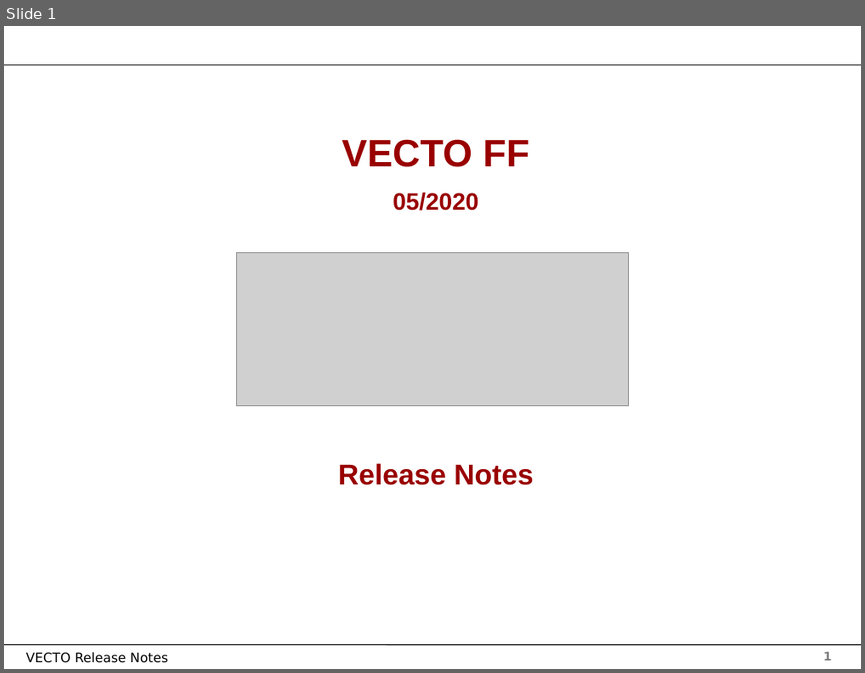
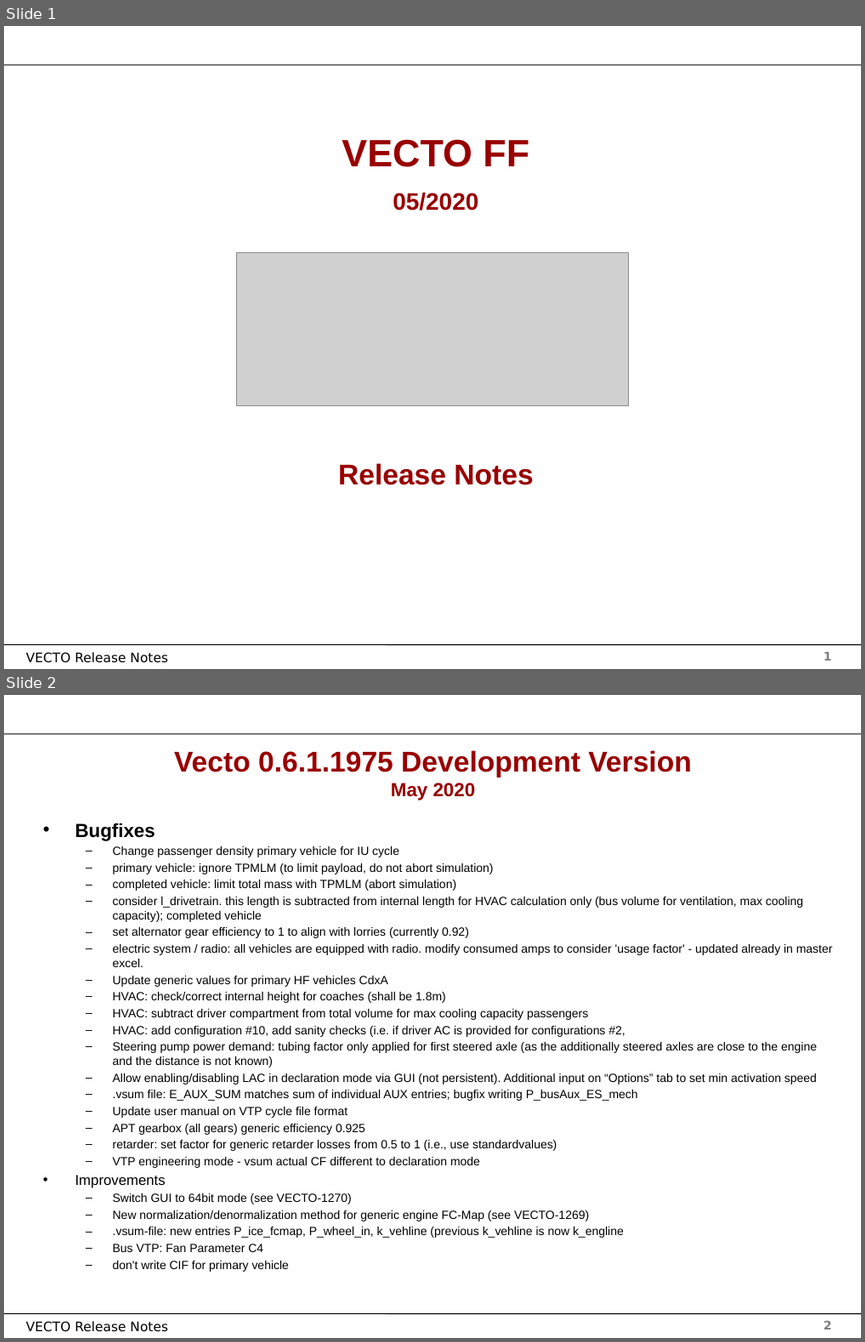
Before and after one commit to tanawadeatharva/BharatVECTO, a slide deck: Documentation/User Manual Source/Release Notes Vecto3.x.pptx. Shown one above the other, each under a label of ours: slide 1 before the commit, slides 1 and 2 after it. The pictures are 865x673 and 865x1342 pixels, drawn with LibreOffice and Linux fonts; fonts in the diff are those of the drawing; grey boxes stand for pictures; background and template pictures are left out. Boxes give left, top, right and bottom in pixels: in the first picture for what was removed or moved away, otherwise in the second. Text is boxed around its words. In the diff, an @@ line names an element or a change of style, - is before the commit and + after.

```diff
--- a/Documentation/User Manual Source/Release Notes Vecto3.x.pptx
+++ b/Documentation/User Manual Source/Release Notes Vecto3.x.pptx
@@ slide 2 added at bbox=[4, 695, 861, 1338], background #FFFFFF; not listed: 4 template elements that a slide beside it also shows @@
@@ title added at bbox=[174, 750, 691, 800], 24 pt, text #990000, bold @@
+Vecto 0.6.1.1975 Development Version
+May 2020
@@ text added at bbox=[75, 823, 833, 1271], 10 pt, text #000000 @@
+• Bugfixes
+  – Change passenger density primary vehicle for IU cycle
+  – primary vehicle: ignore TPMLM (to limit payload, do not abort simulation)
+  – completed vehicle: limit total mass with TPMLM (abort simulation)
+  – consider l_drivetrain. this length is subtracted from internal length for HVAC calculation only (bus volume for ventilation, max cooling capacity); completed vehicle
+  – set alternator gear efficiency to 1 to align with lorries (currently 0.92)
+  – electric system / radio: all vehicles are equipped with radio. modify consumed amps to consider 'usage factor' - updated already in master excel.
+  – Update generic values for primary HF vehicles CdxA
+  – HVAC: check/correct internal height for coaches (shall be 1.8m)
+  – HVAC: subtract driver compartment from total volume for max cooling capacity passengers
+  – HVAC: add configuration #10, add sanity checks (i.e. if driver AC is provided for configurations #2,
+  – Steering pump power demand: tubing factor only applied for first steered axle (as the additionally steered axles are close to the engine and the distance is not known)
+  – Allow enabling/disabling LAC in declaration mode via GUI (not persistent). Additional input on “Options” tab to set min activation speed
+  – .vsum file: E_AUX_SUM matches sum of individual AUX entries; bugfix writing P_busAux_ES_mech
+  – Update user manual on VTP cycle file format
+  – APT gearbox (all gears) generic efficiency 0.925
+  – retarder: set factor for generic retarder losses from 0.5 to 1 (i.e., use standardvalues)
+  – VTP engineering mode - vsum actual CF different to declaration mode
+• Improvements
+  – Switch GUI to 64bit mode (see VECTO-1270)
+  – New normalization/denormalization method for generic engine FC-Map (see VECTO-1269)
+  – .vsum-file: new entries P_ice_fcmap, P_wheel_in, k_vehline (previous k_vehline is now k_engline
+  – Bus VTP: Fan Parameter C4
+  – don't write CIF for primary vehicle
```
